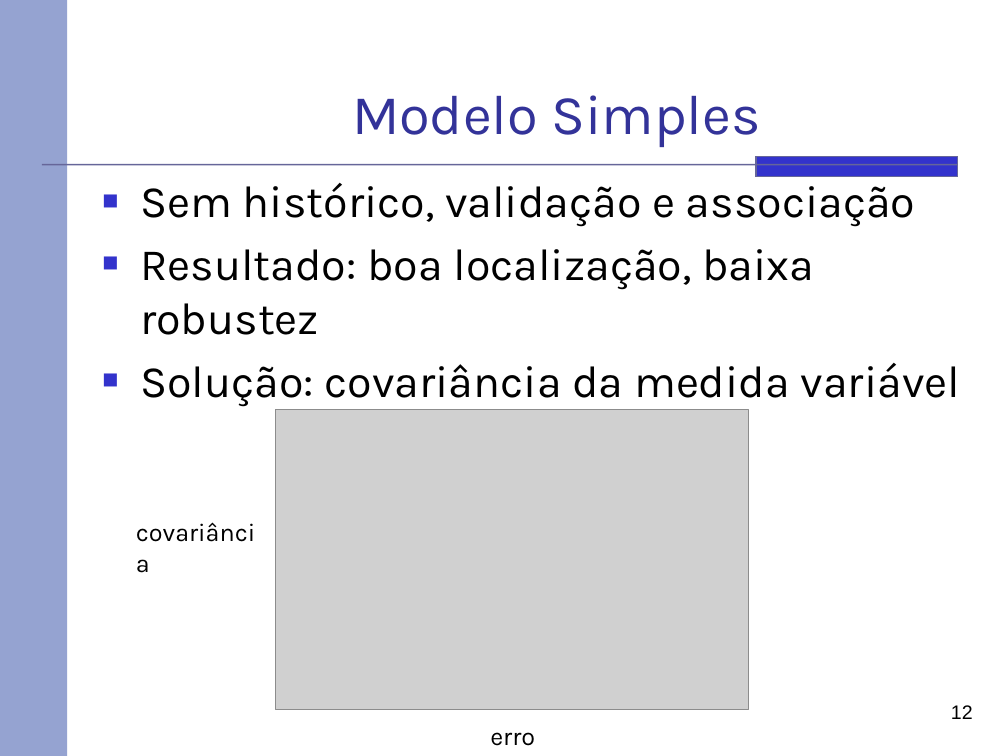
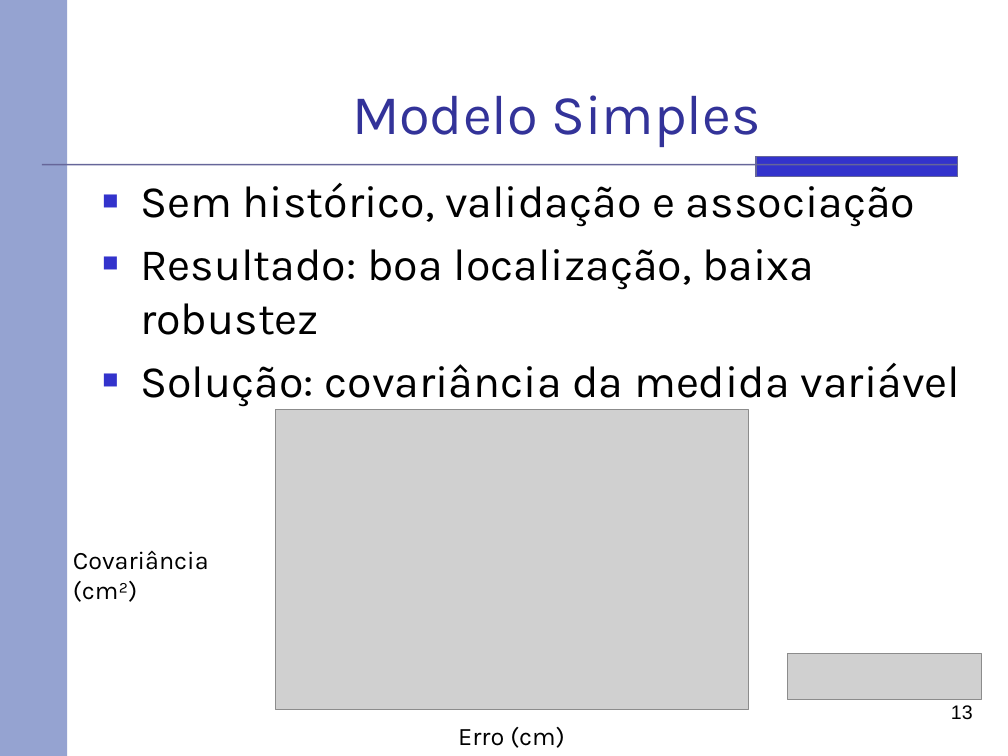
Before and after one commit to rafaelhdr/tccsauron, a slide deck: slide 13 of docs/Apresentação.pptx (slide 12 before the commit). Drawn at 1008x756 pixels with LibreOffice and Linux fonts; fonts in the diff are those of the drawing; grey boxes stand for pictures. Boxes give left, top, right and bottom in pixels: in the first picture for what was removed or moved away, otherwise in the second. Text is boxed around its words. In the diff, an @@ line names an element or a change of style, - is before the commit and + after.

```diff
--- a/docs/Apresentação.pptx
+++ b/docs/Apresentação.pptx
@@ text at [73, 551, 209, 602]: text changed @@
-covariância
+Covariância (cm²)
@@ picture added at [787, 653, 981, 699] @@
@@ page number at [951, 705, 973, 720]: text changed @@
-12
+13
@@ text at [458, 727, 564, 748]: text changed @@
-erro
+Erro (cm)
```
Also in this commit, not shown: 12 slides added.
